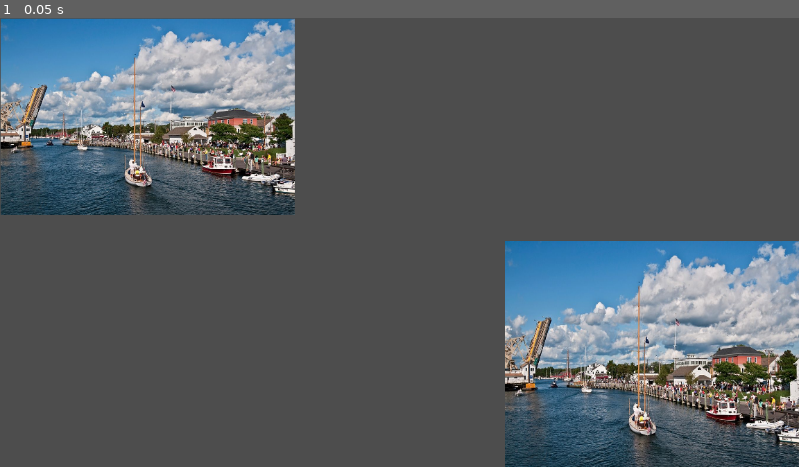
Above: before the commit, frame 1.
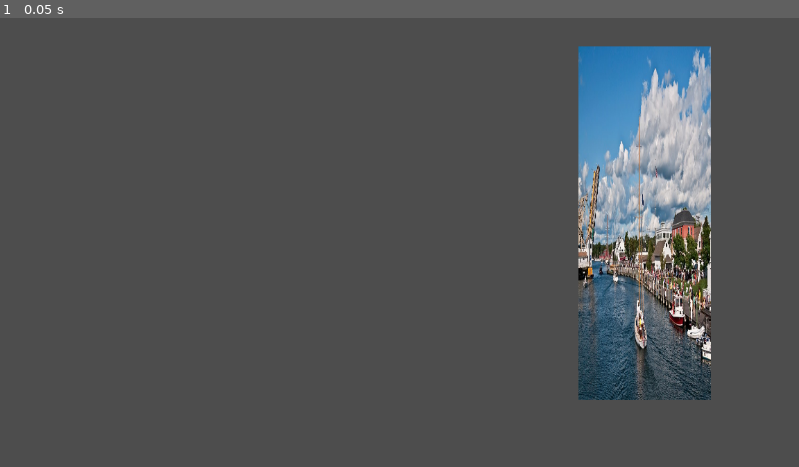
Above: after the commit, the same moment.

Repository: Amity-Game-Dev-Club/Ascent-into-Madness
Game: Godot game, scene res://node_2d.tscn
Two runs of this game, one before a commit and one after it. Both use one fixed random seed, a clock stepped at 60 frames per second and the inputs below. The project has no main scene, so this scene is started directly.
Inputs:
- Up to frame 1 (0.05 s): no input

The runs differ from the first frame. In frame 1, 38% of the frame differs, in the area x 0-100%, y 0-100%.

Commit message:
time to crash the project

Diff:
--- a/node_2d.tscn
+++ b/node_2d.tscn
@@ -5,11 +5,6 @@
 [node name="Node2D" type="Node2D"]
 
 [node name="Mystic-river-main-and-thumbnail-1503491660" type="Sprite2D" parent="."]
-position = Vector2(213, 143)
-scale = Vector2(0.424, 0.444969)
+position = Vector2(930, 296)
+scale = Vector2(0.191, 0.802673)
 texture = ExtResource("1_sllm2")
-
-[node name="Mystic-river-main-and-thumbnail-1503491660" type="Sprite2D" parent="Mystic-river-main-and-thumbnail-1503491660"]
-position = Vector2(1714.62, 770.841)
-scale = Vector2(0.999867, 1.15718)
-texture = ExtResource("1_sllm2")
